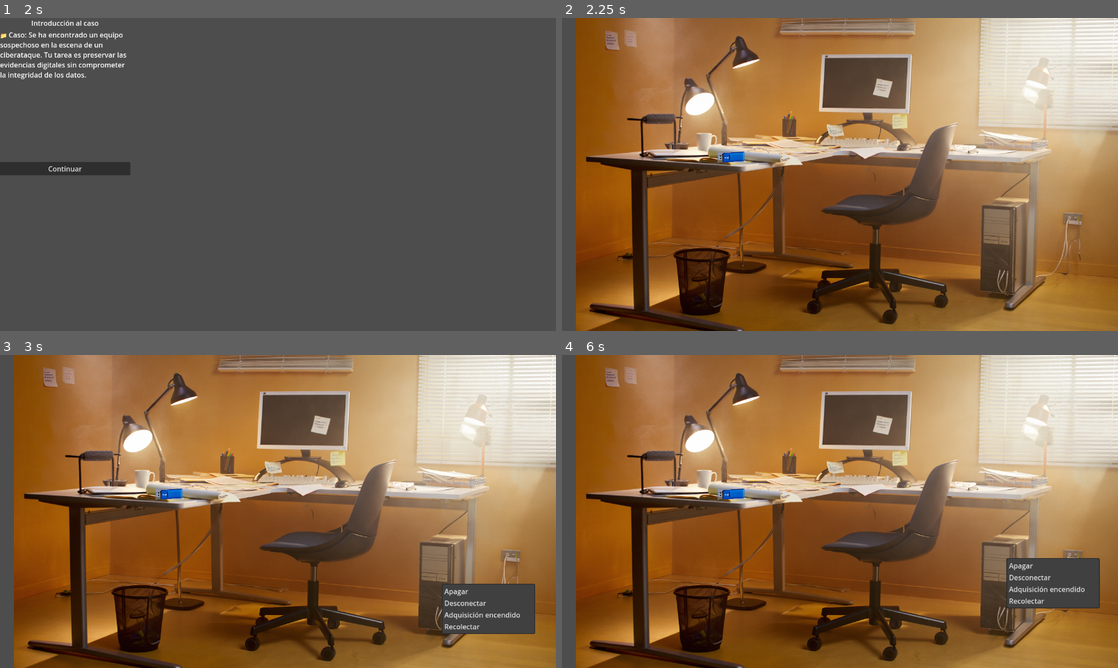
Above: before the commit, frames 1-4 (two rows, left to right).
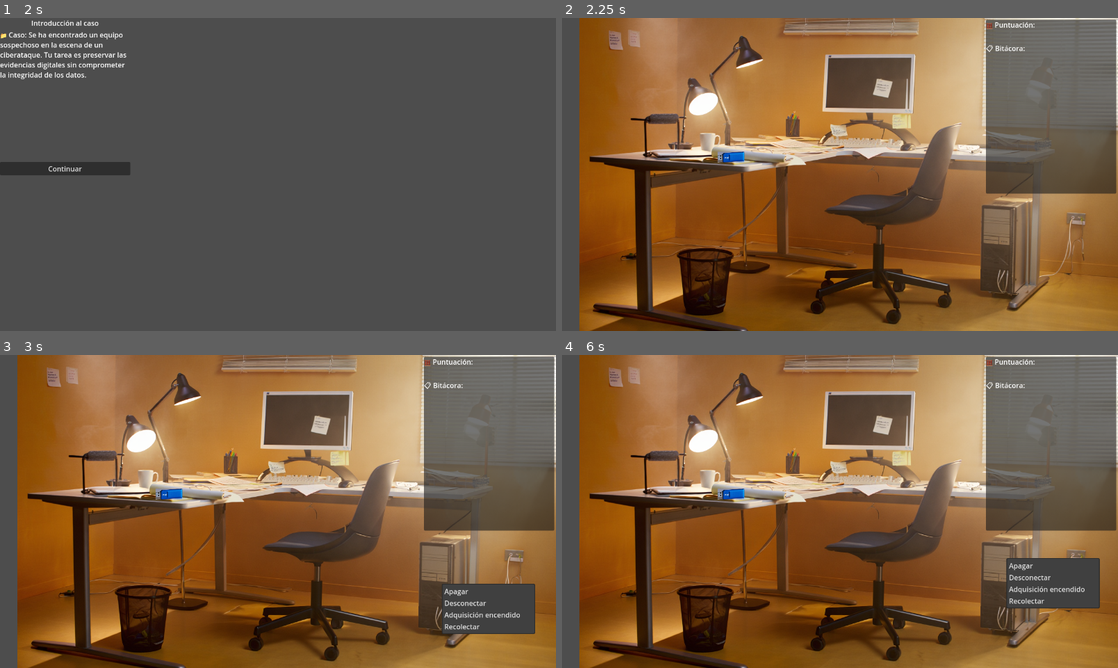
Above: after the commit, the same moments.

Repository: lalibre/Evidentia
Game: Godot game, scene res://Scenes/start_scene.tscn
The game is run twice, just before and just after one commit, with the same random seed, the same clock (stepped at 60 frames per second) and the same inputs.
Inputs (mouse positions are in pixels of both pictures, inside the frame that each line leads up to):
- Up to frame 1 (2 s): click (55, 58) at 0.52 s; type "Alex" at 0.6 s; click "Iniciar Juego" at 1.25 s
- Up to frame 2 (2.25 s): click "Continuar" at 2 s
- Up to frame 3 (3 s): tap Enter at 2.75 s; move the mouse to (444, 583) at 2.77 s; click (444, 583) at 2.92 s
- Up to frame 4 (6 s): tap Space at 3.5, 5 s; move the mouse to (728, 492) at 3.52 s; click (728, 492) at 3.67 s; tap Enter at 4.25, 5.75 s; move the mouse to (895, 442) at 4.27 s; click (895, 442) at 4.42 s; move the mouse to (812, 574) at 5.02 s; click (812, 574) at 5.17 s; move the mouse to (1006, 558) at 5.77 s; click (1006, 558) at 5.92 s

Frame 1 is identical in both runs. In frame 2, 22% of the frame differs, in the area x 2-100%, y 0-100%; in frame 3, 22%; in frame 4, 22%.

Commit message:
Panel - Puntuación y Bitácora
Panel - Puntuación y Bitácora

Diff:
--- a/Scenes/GameScene_ComputerOff.tscn
+++ b/Scenes/GameScene_ComputerOff.tscn
@@ -15,6 +15,8 @@
 [sub_resource type="RectangleShape2D" id="RectangleShape2D_ctdx8"]
 size = Vector2(65, 23.5)
 
+[sub_resource type="Theme" id="Theme_o78d7"]
+
 [node name="GameScene_ComputerOff" type="Control"]
 layout_mode = 3
 anchors_preset = 0
@@ -22,9 +24,9 @@
 
 [node name="Background" type="TextureRect" parent="."]
 layout_mode = 0
-offset_left = 32.0
+offset_left = 40.0
 offset_top = -73.0
-offset_right = 1280.0
+offset_right = 1288.0
 offset_bottom = 759.0
 texture = ExtResource("1_8rk4y")
 
@@ -80,6 +82,42 @@
 item_3/id = 3
 script = ExtResource("8_o78d7")
 
+[node name="UIX" type="CanvasLayer" parent="."]
+
+[node name="InfoPanel" type="Panel" parent="UIX"]
+custom_minimum_size = Vector2(40, 40)
+anchors_preset = 1
+anchor_left = 1.0
+anchor_right = 1.0
+offset_left = -304.0
+offset_top = 4.0
+offset_right = -4.0
+offset_bottom = 404.0
+grow_horizontal = 0
+theme = SubResource("Theme_o78d7")
+
+[node name="VBoxContainer" type="VBoxContainer" parent="UIX/InfoPanel"]
+layout_mode = 0
+offset_right = 40.0
+offset_bottom = 40.0
+
+[node name="Puntuacion" type="Label" parent="UIX/InfoPanel/VBoxContainer"]
+layout_mode = 2
+text = "🧮 Puntuación:"
+
+[node name="ScoreLabel" type="Label" parent="UIX/InfoPanel/VBoxContainer"]
+layout_mode = 2
+
+[node name="Bitacora" type="Label" parent="UIX/InfoPanel/VBoxContainer"]
+layout_mode = 2
+text = "📋 Bitácora:"
+
+[node name="LogPanel" type="RichTextLabel" parent="UIX/InfoPanel/VBoxContainer"]
+custom_minimum_size = Vector2(340, 360)
+layout_mode = 2
+scroll_following = true
+tab_size = 14
+
 [connection signal="input_event" from="EvidenceCPU" to="EvidenceCPU" method="_on_input_event"]
 [connection signal="input_event" from="Evidence_USB" to="Evidence_USB" method="_on_input_event"]
 [connection signal="input_event" from="Evidence_PostIt" to="Evidence_PostIt" method="_on_input_event"]
--- a/scripts/EvidenciaBase.gd
+++ b/scripts/EvidenciaBase.gd
@@ -12,38 +12,47 @@
 
 func _ready():
 	input_pickable = true
-	print("EvidenceBase ready")
+	#print("EvidenceBase ready")
 
 func _input_event(viewport, event, shape_idx):
 	if event is InputEventMouseButton and event.pressed:
 		var menu = get_tree().get_current_scene().get_node("EvidenciaMenu")
 		if menu:
 			menu.mostrar_menu(self, get_global_mouse_position())
-			print("¡Hiciste clic en:", tipo, "!")
+			#print("¡Hiciste clic en:", tipo, "!")
 		else:
 			print("EvidenciaMenu no encontrado")
 
 func aplicar_accion(accion: String):
-	print(estado)
 	match accion.to_lower():
 		"apagar":
 			if estado == "encendido":
 				if caracteristicas.get("pierde_datos_al_apagar", false):
 					Game_Manager.sumar_puntos(-10)
-				estado = "apagado"
-				print("%s apagada" % tipo)
+					Game_Manager.registrar_en_bitacora("Se apagó %s y se perdieron datos." % tipo)
+			else:
+				Game_Manager.registrar_en_bitacora("Se apagó %s sin pérdida de datos." % tipo)
+				Game_Manager.registrar_accion("Se apagó %s sin pérdida de datos." % tipo)
+			estado = "apagado"
+			print("%s apagada" % tipo)
+
 		"desconectar":
 			if estado == "apagado":
 				print("%s desconectada correctamente" % tipo)
 				Game_Manager.sumar_puntos(5)
+				Game_Manager.registrar_en_bitacora("Se desconectó %s correctamente." % tipo)
 			else:
+				Game_Manager.sumar_puntos(-5)
+				Game_Manager.registrar_en_bitacora("Error: Se intentó desconectar %s encendida." % tipo)
 				print("Error: No puedes desconectar %s encendida" % tipo)
 				Game_Manager.sumar_puntos(-5)
 		"adquisición encendido":
 			if estado == "encendido":
 				Game_Manager.sumar_puntos(10)
+				Game_Manager.registrar_en_bitacora("Se hizo adquisición de %s encendida." % tipo)
 			else:
 				Game_Manager.sumar_puntos(-5)
 		"recolectar":
+			Game_Manager.registrar_en_bitacora("Se intentó adquisición en %s apagada." % tipo)
 			print("Recolectando %s..." % tipo)
 	emit_signal("estado_cambiado", estado)
--- a/scripts/GameManager.gd
+++ b/scripts/GameManager.gd
@@ -2,7 +2,35 @@
 class_name GameManager
 
 var puntuacion := 0
+var score_label: Label
+var log_panel: RichTextLabel
+
+func _ready():
+	var scene_root = get_tree().get_root()
+
+	score_label = scene_root.get_node_or_null("GameScene_ComputerOff/UIX/InfoPanel/VBoxContainer/ScoreLabel")
+	log_panel = scene_root.get_node_or_null("GameScene_ComputerOff/UIX/InfoPanel/VBoxContainer/LogPanel")
+
+	print("score_label:", score_label)
+	print("log_panel:", log_panel)
 
 func sumar_puntos(valor: int):
 	puntuacion += valor
-	print("Puntuación actual:", puntuacion)
+	if score_label:
+		score_label.text = str(puntuacion)
+		print("Puntaje actualizado en ScoreLabel:", score_label.text)
+	else:
+		print("ScoreLabel es null")
+	#print("Puntuación actual:", puntuacion)
+
+func registrar_accion(texto: String):
+	if log_panel:
+		log_panel.append_text("🕵️ " + texto + "\n")
+
+func registrar_en_bitacora(mensaje: String) -> void:
+	if log_panel:
+		log_panel.append_text("- " + mensaje + "\n")
+		log_panel.append_text("📝 Bitácora inicializada...\n")
+		print(log_panel)
+	else:
+		print("❌ log_panel no está enlazado correctamente.")
--- a/scripts/evidencias/evidence_cpu.gd
+++ b/scripts/evidencias/evidence_cpu.gd
@@ -10,4 +10,3 @@
 	if event is InputEventMouseButton and event.pressed:
 		var menu = get_parent().get_node("EvidenciaMenu")
 		menu.mostrar_menu(self, get_global_mouse_position())
-		print("¡Hiciste clic en el CPU!")
--- a/scripts/popup_menu_evidencia.gd
+++ b/scripts/popup_menu_evidencia.gd
@@ -10,7 +10,6 @@
 
 func _on_id_pressed(id: int):
 	var accion = get_item_text(id)
-	print(accion)
 	if evidencia_actual:
 		evidencia_actual.aplicar_accion(accion)
 	hide()
Not shown: 1 places in Scenes/GameScene_ComputerOff.tscn that only renumber resources
